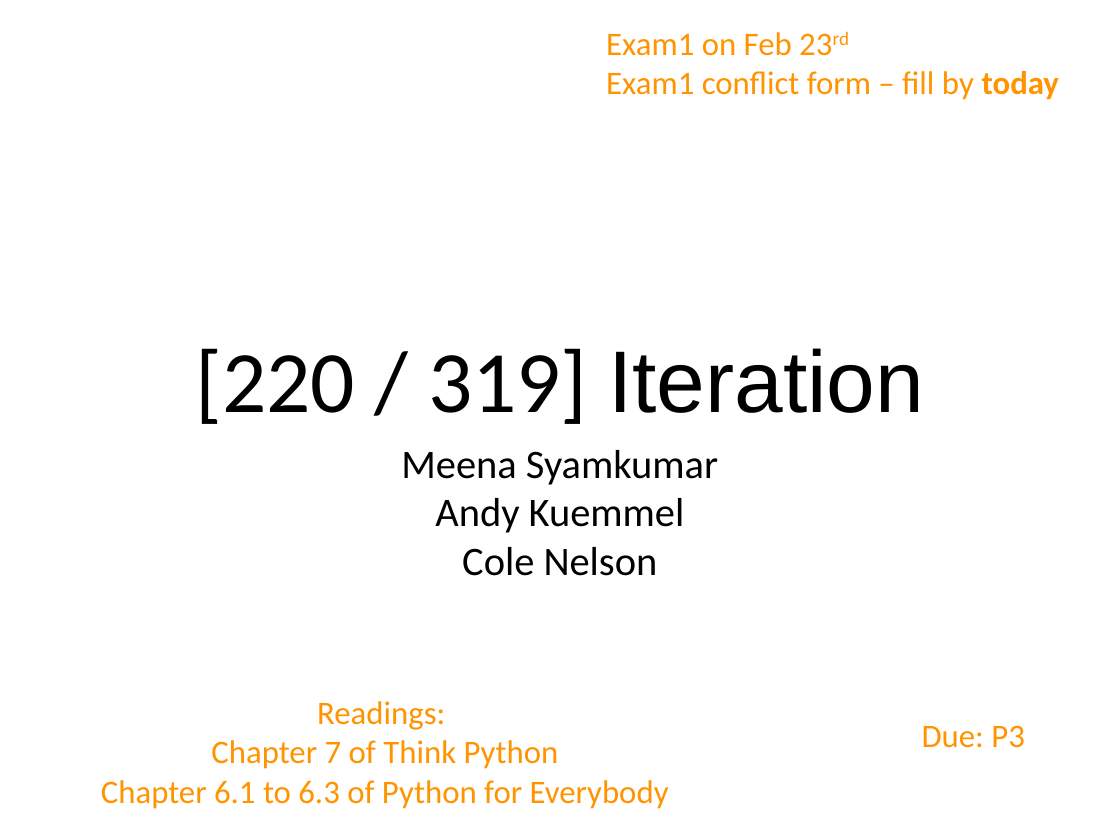
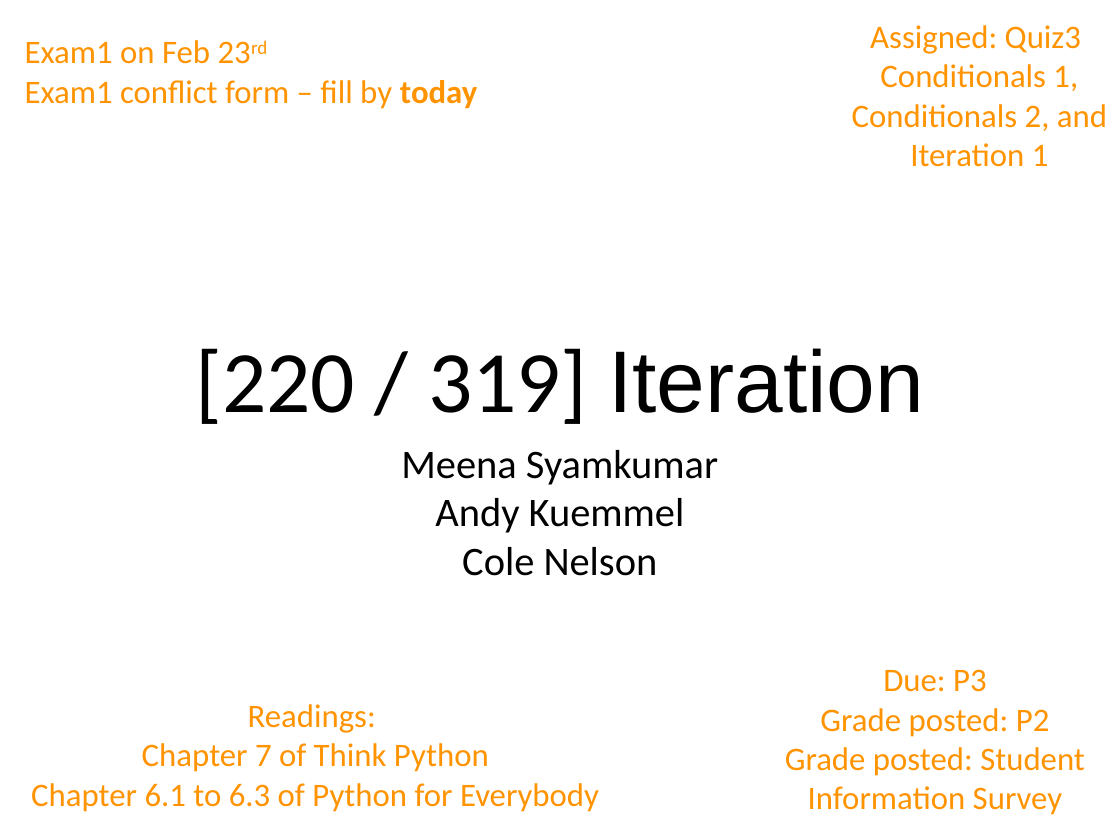
Before and after one commit to tylerharter/caraza-harter-com, a slide deck: slide 1 of tyler/meena/cs220/s22/materials/lecture_ppts/lec_10_S22.ppt. Drawn at 1120x840 pixels with LibreOffice and Linux fonts; fonts in the diff are those of the drawing. Boxes give left, top, right and bottom in pixels: in the first picture for what was removed or moved away, otherwise in the second. Text is boxed around its words. In the diff, an @@ line names an element or a change of style, - is before the commit and + after.

```diff
--- a/tyler/meena/cs220/s22/materials/lecture_ppts/lec_10_S22.ppt
+++ b/tyler/meena/cs220/s22/materials/lecture_ppts/lec_10_S22.ppt
@@ text "Exam1 on Feb 23rd": place and size @@
-text "Exam1 on Feb 23rd" at bbox=[606, 32, 1059, 100]
+text "Exam1 on Feb 23rd" at bbox=[25, 40, 477, 109]
@@ text added at bbox=[852, 25, 1107, 167], 30 pt, text #FF9300 @@
+Assigned: Quiz3
+Conditionals 1,
+Conditionals 2, and Iteration 1
@@ text "Due: P3": place and size @@
-text "Due: P3" at bbox=[922, 725, 1025, 748]
+text "Due: P3" at bbox=[785, 669, 1085, 815]
@@ text "Readings:": place and size @@
-text "Readings:" at bbox=[101, 701, 669, 809]
+text "Readings:" at bbox=[31, 704, 599, 812]
@@ text at bbox=[785, 708, 1085, 815]: paragraphs added @@
+Grade posted: P2
+Grade posted: Student Information Survey
```
Also in this commit, not shown: 1 slide added, 4 other files.
